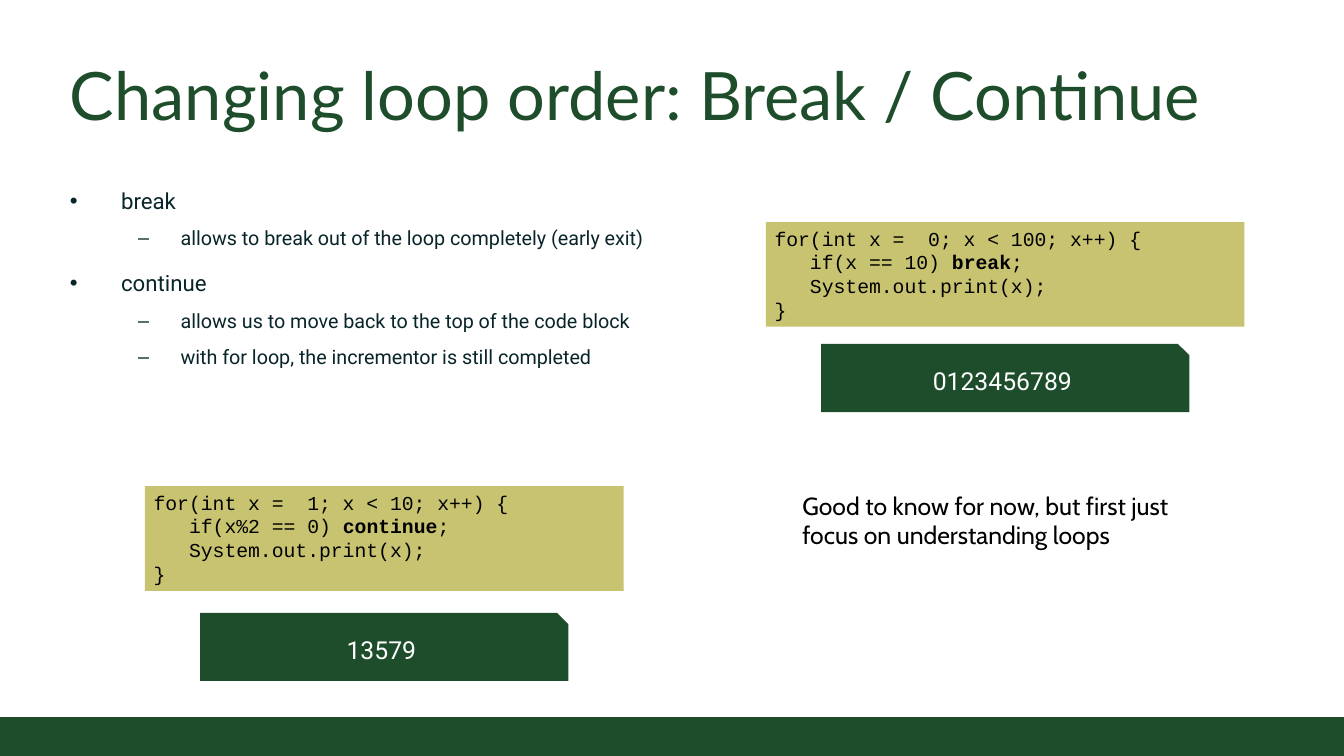
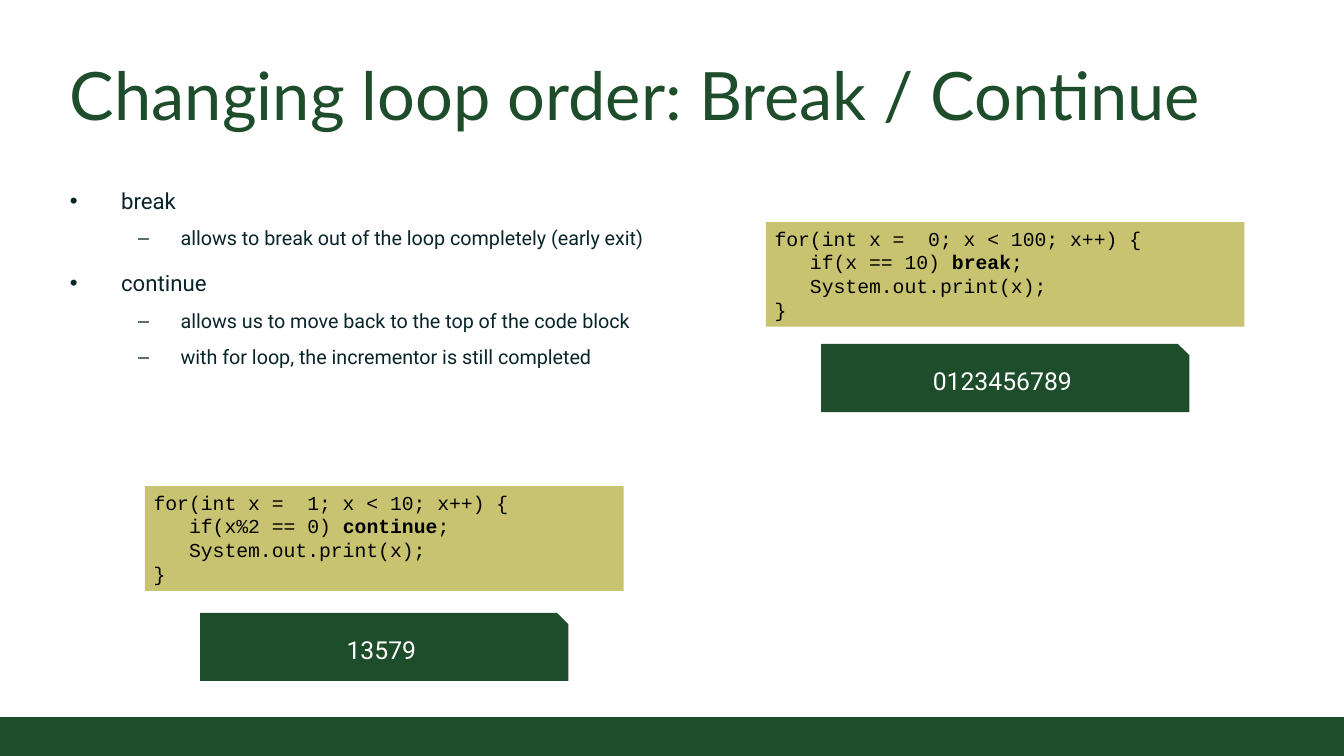
Before and after one commit to coloradostateuniversity/CSUCS1ClassExamples, a slide deck: slide 6 of slides/Online/2020/11 - More Loops.pptx. Drawn at 1344x756 pixels with LibreOffice and Linux fonts; fonts in the diff are those of the drawing; background and template pictures are left out. Boxes give left, top, right and bottom in pixels: in the first picture for what was removed or moved away, otherwise in the second. Text is boxed around its words. In the diff, an @@ line names an element or a change of style, - is before the commit and + after.

```diff
--- a/slides/Online/2020/11 - More Loops.pptx
+++ b/slides/Online/2020/11 - More Loops.pptx
@@ text removed at (802,496,1168,550) @@
-Good to know for now, but first just focus on understanding loops
```
Also in this commit, not shown: 4 other slides changed, 13 other files.
